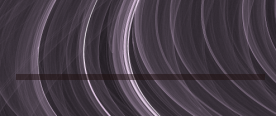
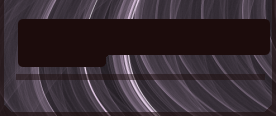
Comparing the layer stacks of the two (276, 116) images. Changes:
added layer "Empty Layer" above "Border" over 18, 19, 270, 67
added layer "Border" above "Position bar" over 0, 0, 276, 116
